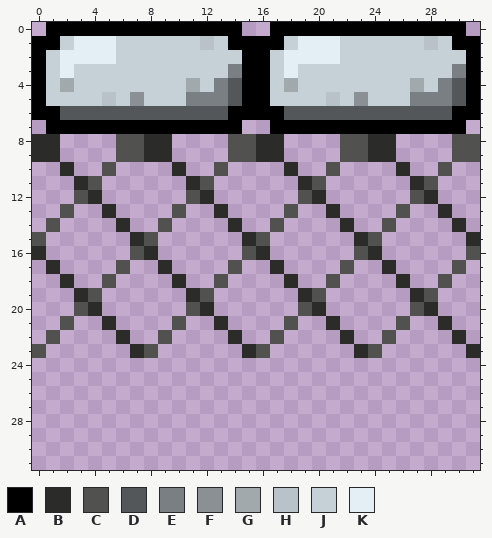
Two states of a pixel-art sprite, Curse_of_Druid/Assets/Sprites/jokw_resource/PassablePlatform.png. Above, as it was before the edit.
The file is 32x32 pixels.
Palette (. is transparent): A #000000  B #2b2b2a  C #515250  D #535759  E #797f82  F #8a9094  G #a1a9ad  H #b9c2c9  J #c6d1d7  K #e4eff5
And afterwards:
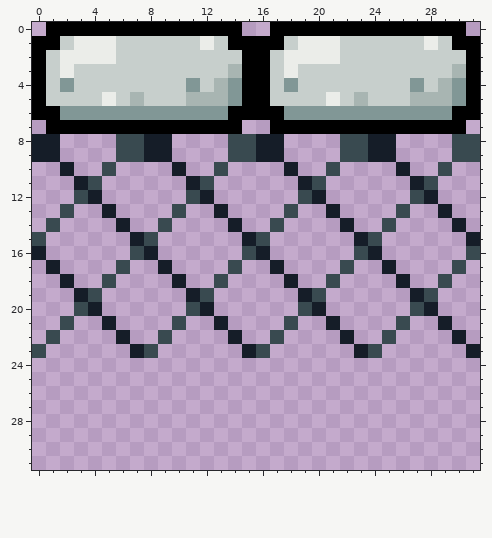
What changed:
Colour B changes from #2b2b2a to #151d28.
Colour C changes from #515250 to #394a50.
Colour D changes from #535759 to #819796.
Colour E changes from #797f82 to #a8b5b2.
Colour J changes from #c6d1d7 to #c7cfcc.
Colour K changes from #e4eff5 to #ebede9.
Colour D replaces colour G in row 4 at x 2, 11, 18 and 27.
Colour E replaces colour F in row 5 at x 7 and 23.
Colour K replaces colour H in row 1 at x 12 and 28; in row 5 at x 5 and 21.
Changed places in both pictures, as pixel boxes (x1, y1, x2, y2):
changed: (32, 36, 480, 358)
